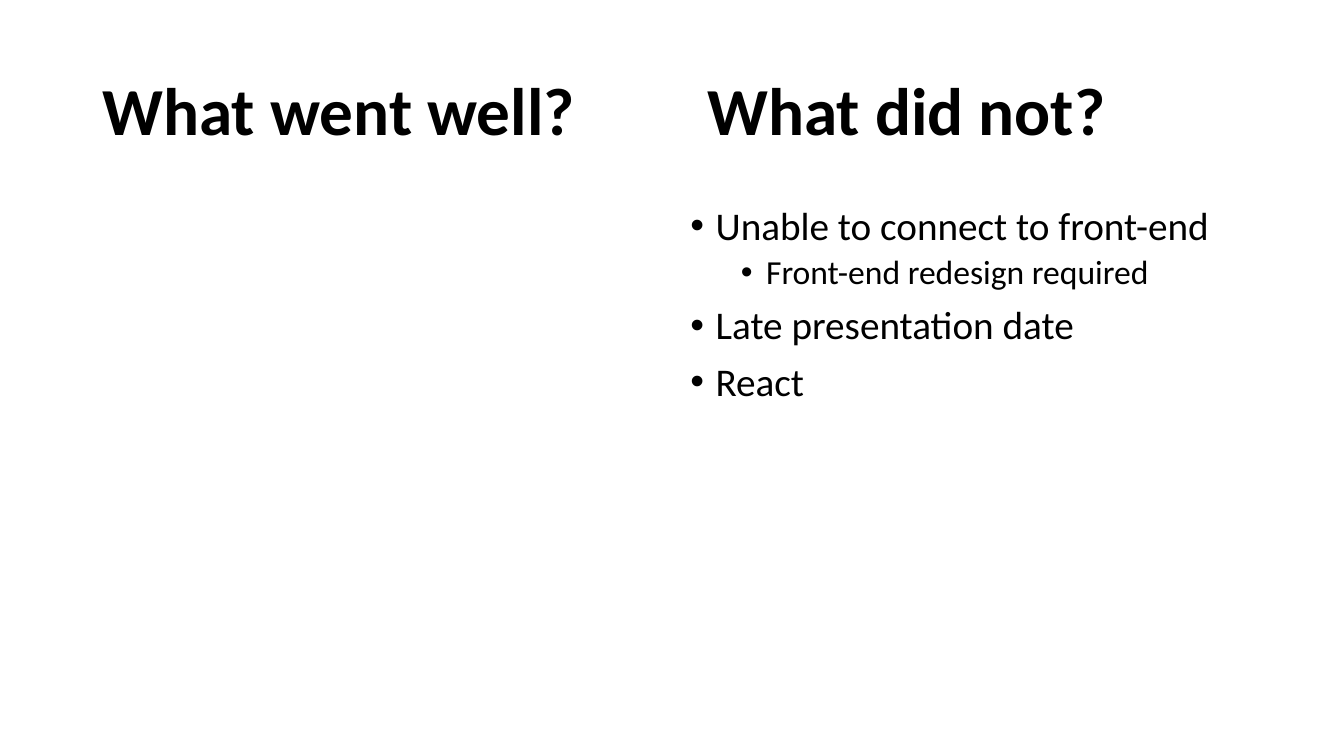
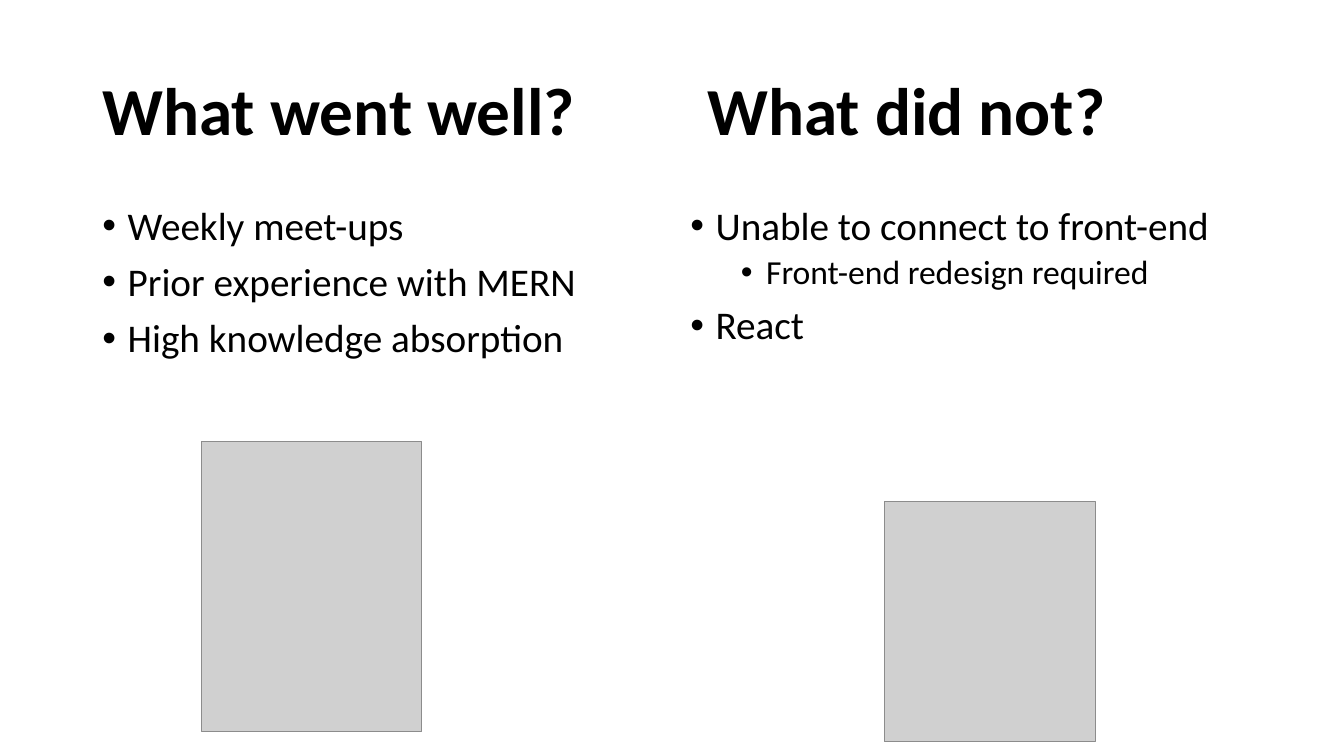
Before and after one commit to andrew-nicely/COP4331-Contact-Manager, a slide deck: slide 8 of VincentFiles/Contact Manager.pptx (slide 7 before the commit). Drawn at 1344x756 pixels with LibreOffice and Linux fonts; fonts in the diff are those of the drawing; grey boxes stand for pictures. Boxes give left, top, right and bottom in pixels: in the first picture for what was removed or moved away, otherwise in the second. Text is boxed around its words. In the diff, an @@ line names an element or a change of style, - is before the commit and + after.

Commit message:
Powerpoint Update 2 - 10/7/2019

```diff
--- a/VincentFiles/Contact Manager.pptx
+++ b/VincentFiles/Contact Manager.pptx
@@ text added at box(128, 212, 575, 359), 28 pt, text #000000 @@
+• Weekly meet-ups
+• Prior experience with MERN
+• High knowledge absorption
@@ text at box(716, 311, 1074, 346): paragraph removed @@
-• Late presentation date
@@ picture added at box(202, 442, 421, 733) @@
@@ picture added at box(884, 502, 1095, 743) @@
```
Also in this commit, not shown: 1 other slide changed, 2 slides added, 1 slide removed.
